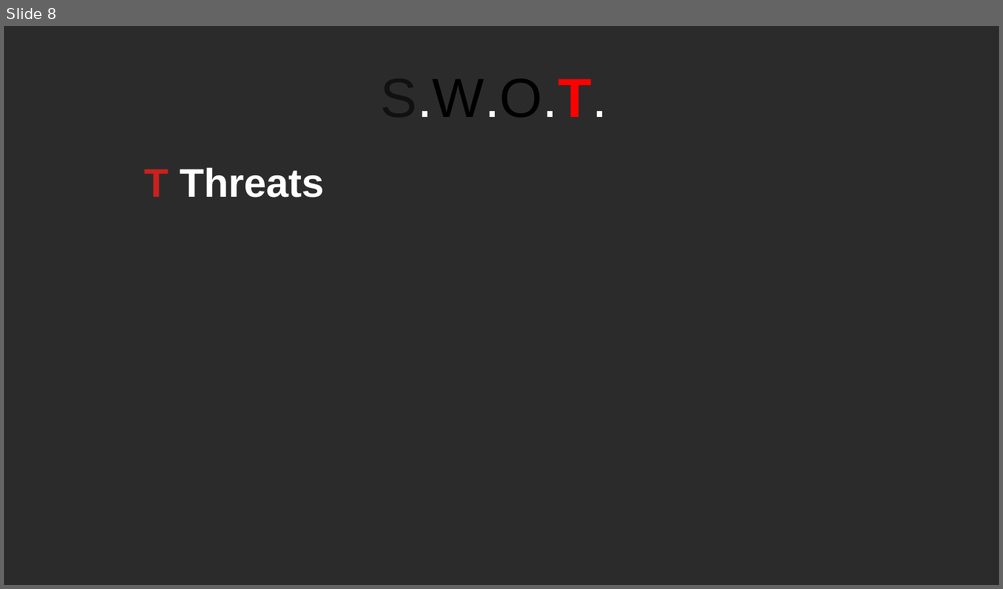
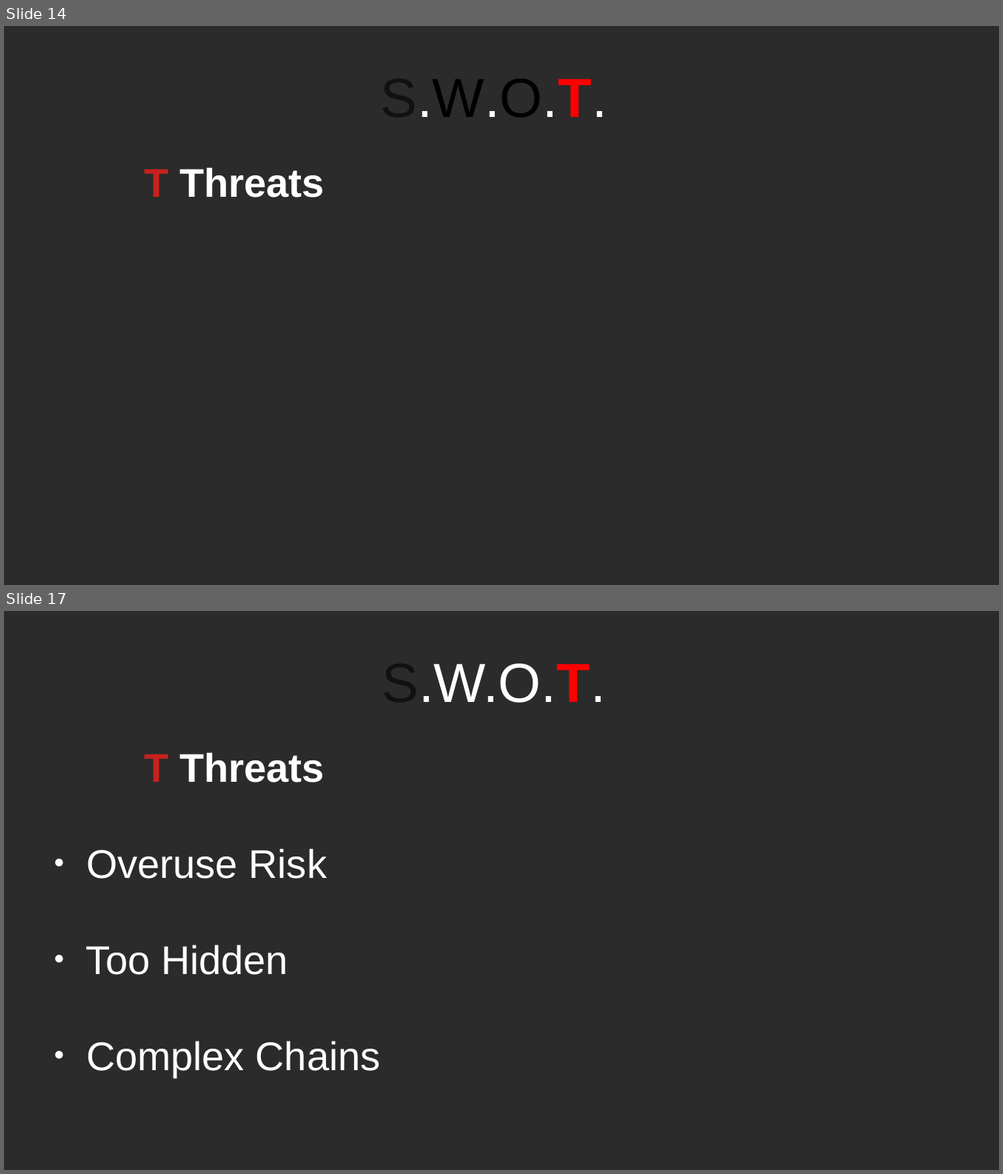
Before and after one commit to RayAndrade/JavaScriptStudy, a slide deck: Behavioral/Observer/swot.odp. Shown one above the other, each under a label of ours: slide 8 before the commit, slides 14 and 17 after it; the slides between them are not shown. The pictures are 1003x589 and 1003x1174 pixels, drawn with LibreOffice and Linux fonts; fonts in the diff are those of the drawing; background and template pictures are left out; a plain dark background stands for a picture behind light text. Boxes give left, top, right and bottom in pixels: in the first picture for what was removed or moved away, otherwise in the second. Text is boxed around its words. In the diff, an @@ line names an element or a change of style, - is before the commit and + after.

```diff
--- a/Behavioral/Observer/swot.odp
+++ b/Behavioral/Observer/swot.odp
@@ slide 17 added at (4, 611, 999, 1170), background picture (left out) @@
@@ title added at (381, 664, 605, 703), 44 pt, text #FFFFFF @@
+S.W.O.T.
@@ subtitle added at (85, 752, 381, 1077), 32 pt, text #FFFFFF @@
+T Threats
+● Overuse Risk
+● Too Hidden
+● Complex Chains
@@ what was slide 8 is now slide 14 @@
```
Also in this commit, not shown: 4 slides changed, 7 other slides added, 5 other files.
